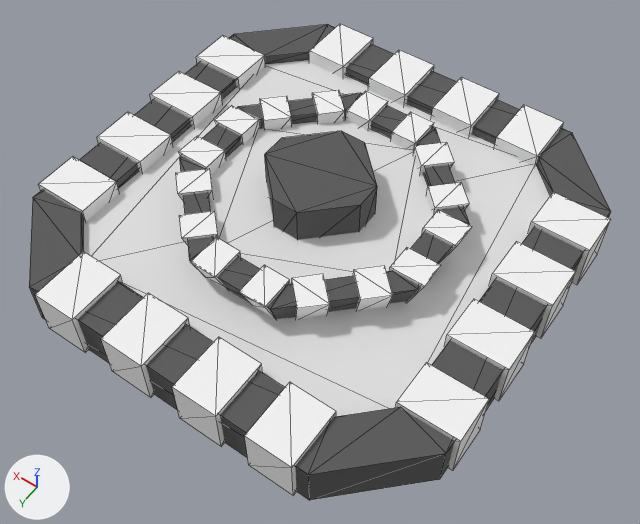
The FBX model Assets/Mesh/extérieur/fontaine.FBX as it was, and as the next commit left it.
The view is the same before and after, from a 50 mm lens placed at (-11.06, 0.25, 8.92), pointed at (-7.09, -5.3, 0.18). Arrows for +X, +Y and +Z are at lower left; the lights stay in place. Mesh edges are drawn as thin lines.

The first picture shows 'fontaine'.
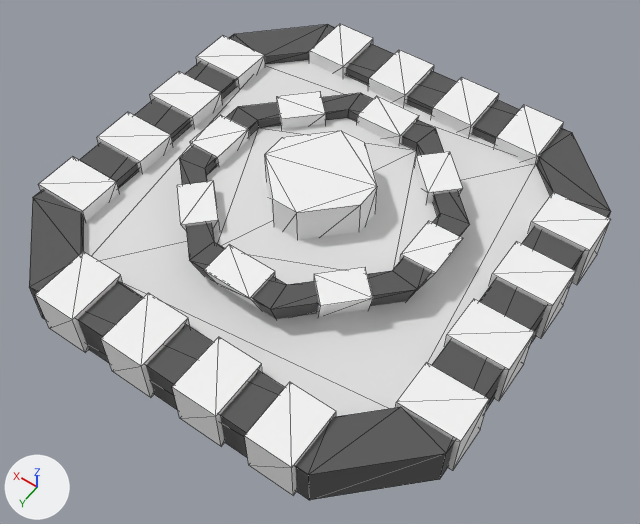
Boxes [x1, y1, x2, y2] around the edits, measured in the pictures (640 x 524 px; the box of a moved part takes in the faces that stretch with it):
part 1 of me_mesh, moved or reshaped
    before: [422, 210, 472, 263]
    after: [400, 221, 463, 288]
part 2 of me_mesh, moved or reshaped
    before: [239, 265, 290, 318]
    after: [204, 245, 275, 310]
part 3 of me_mesh, deleted
    before: [353, 266, 393, 311]
part 4 of me_mesh, deleted
    before: [292, 274, 330, 319]
part 5 of me_mesh, deleted
    before: [426, 182, 469, 216]
part 6 of me_mesh, deleted
    before: [413, 142, 454, 176]
part 7 of me_mesh, deleted
    before: [190, 237, 241, 289]
part 8 of me_mesh, cut back
    before: [176, 90, 441, 286]
    after: [177, 91, 463, 317]
part 9 of me_mesh, recoloured (grey to white)
    both: [265, 131, 377, 240]

What changed in the scene script:
```text
Change me_mesh:
    used by ob_fontaine; location = (-6.76, -5.76, 0.0)
    remove me_mesh.from_pydata(...)  # 336 vertices, 450 faces; spans x -3.06..3.06, y -3.05..3.06, z 0.0..1.24
    add me_mesh.from_pydata(...)  # 272 vertices, 370 faces; spans x -3.06..3.06, y -3.05..3.06, z 0.0..1.24
    me_mesh part 1: the loose piece of 8 vertices spanning x -1.82..-1.36, y -0.54..-0.18, z 0.44..0.93 is scaled about its middle by (1, 1.72, 1), then moved by (0.0, 0.35, 0.0)
    me_mesh part 2: the loose piece of 8 vertices spanning x -0.54..-0.17, y 1.34..1.8, z 0.44..0.93 is scaled about its middle by (1.85, 1, 1), then moved by (0.36, 0.0, 0.0)
    me_mesh part 3: the loose piece of 8 vertices spanning x -1.6..-1.04, y 0.55..1.1, z 0.44..0.93 is deleted
    me_mesh part 4: the loose piece of 8 vertices spanning x -1.09..-0.54, y 1.05..1.61, z 0.44..0.93 is deleted
    me_mesh part 5: the loose piece of 8 vertices spanning x -1.61..-1.06, y -1.08..-0.53, z 0.44..0.93 is deleted
    me_mesh part 6: the loose piece of 8 vertices spanning x -1.11..-0.56, y -1.59..-1.03, z 0.44..0.93 is deleted
    me_mesh part 7: the loose piece of 8 vertices spanning x 0.17..0.53, y 1.34..1.8, z 0.44..0.93 is deleted
    me_mesh part 8
    54 vertices are removed from x -1.36..1.81, y -1.8..1.59, z 0.44..0.93
    85 faces are deleted
    18 vertices move from x -1.82..1.62, y -1.8..0.53, z 0.44..0.93 to x -1.44..1.62, y -1.61..1.43, z 0.42..0.93
    24 vertices are added at x -1.13..1.81, y -1.8..1.43, z 0.42..0.93
    6 new vertices lie (0.0, 0.0, 0.51) away from vertices in x -1.13..1.13, y -1.14..1.12, z 0.42
    55 new faces join them, mat_material__40 (white #f4f4f4)
    me_mesh part 9: 22 faces spanning x -0.7..0.7, y -0.7..0.7, z 0.47..1.24 switch from mat_material__38 (dark grey #585858) to mat_material__40 (white #f4f4f4)
```
